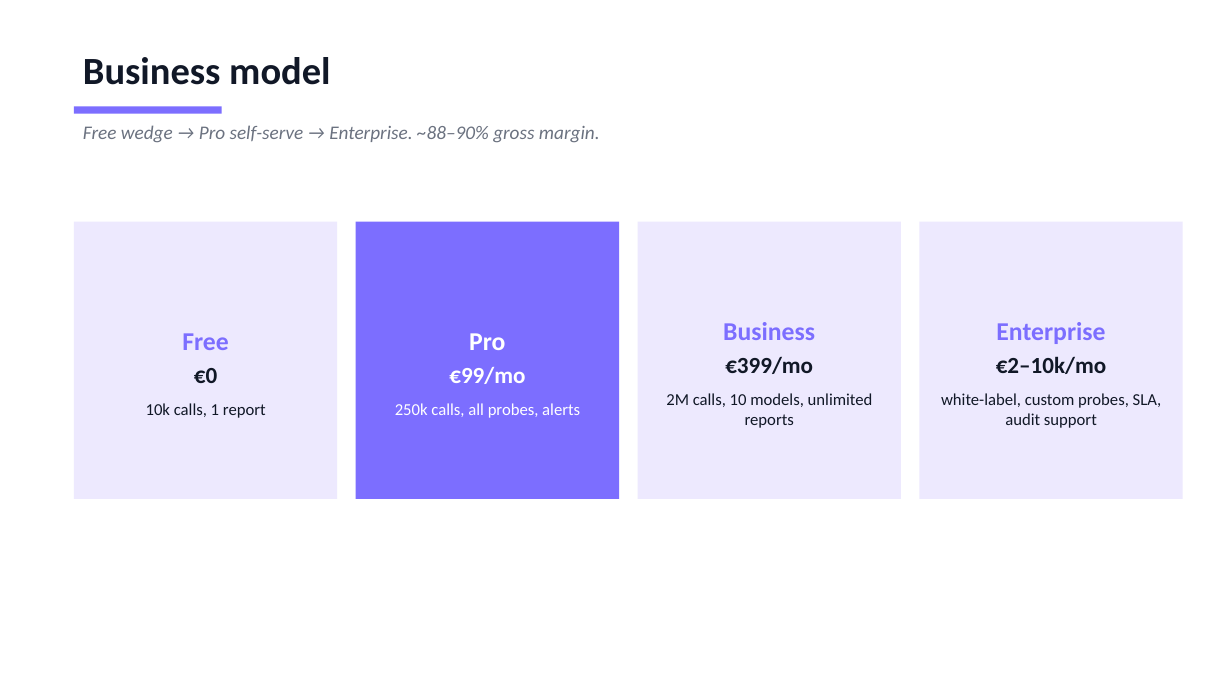
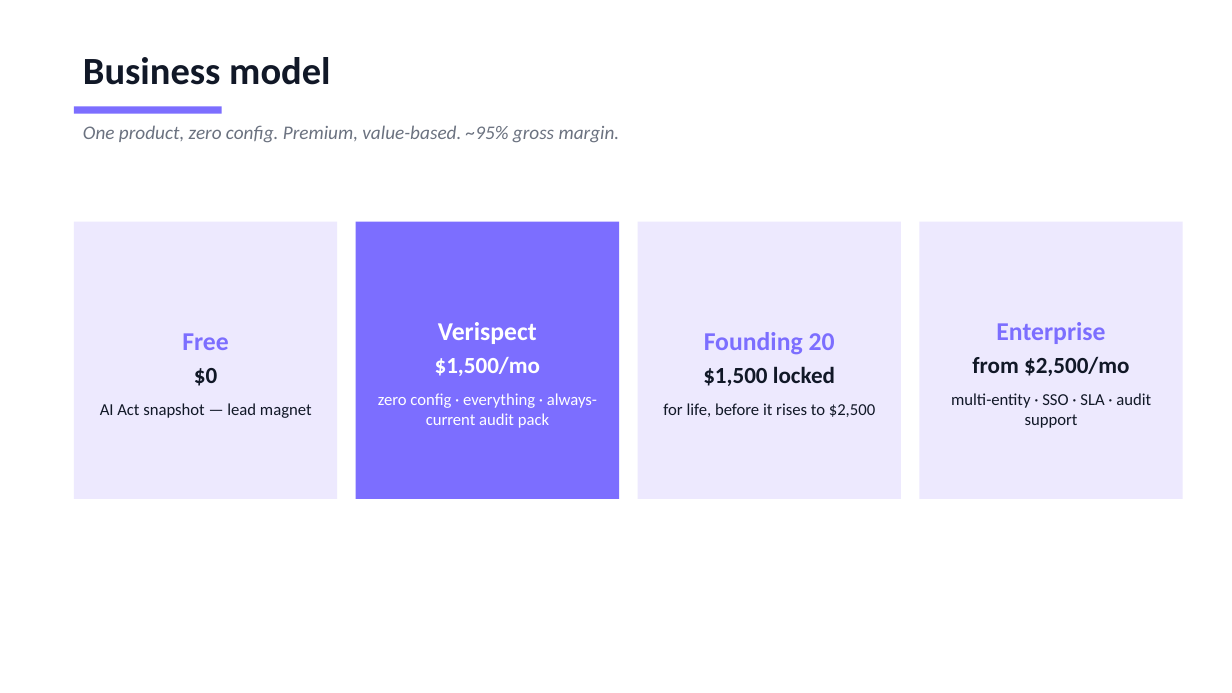
Before and after one commit to AjayNeeraj/Verispect, a slide deck: slide 11 of gtm/06-collateral/Verispect-Pitch-Deck.pptx. Drawn at 1232x693 pixels with LibreOffice and Linux fonts; fonts in the diff are those of the drawing. Boxes give left, top, right and bottom in pixels: in the first picture for what was removed or moved away, otherwise in the second. Text is boxed around its words. In the diff, an @@ line names an element or a change of style, - is before the commit and + after.

```diff
--- a/gtm/06-collateral/Verispect-Pitch-Deck.pptx
+++ b/gtm/06-collateral/Verispect-Pitch-Deck.pptx
@@ text at [83, 125, 620, 143]: text changed @@
-Free wedge → Pro self-serve → Enterprise. ~88–90% gross margin.
+One product, zero config. Premium, value-based. ~95% gross margin.
@@ text in rectangle at [378, 322, 597, 428]: text changed @@
-Pro
-€99/mo
-250k calls, all probes, alerts
+Verispect
+$1,500/mo
+zero config · everything · always-current audit pack
@@ text in rectangle at [663, 332, 875, 417]: text changed @@
-Business
-€399/mo
-2M calls, 10 models, unlimited reports
+Founding 20
+$1,500 locked
+for life, before it rises to $2,500
@@ text in rectangle at [951, 356, 1151, 428]: text changed @@
-€2–10k/mo
-white-label, custom probes, SLA, audit support
+from $2,500/mo
+multi-entity · SSO · SLA · audit support
@@ text in rectangle at [100, 368, 312, 418]: text changed @@
-€0
-10k calls, 1 report
+$0
+AI Act snapshot — lead magnet
```
Also in this commit, not shown: 7 other files.
